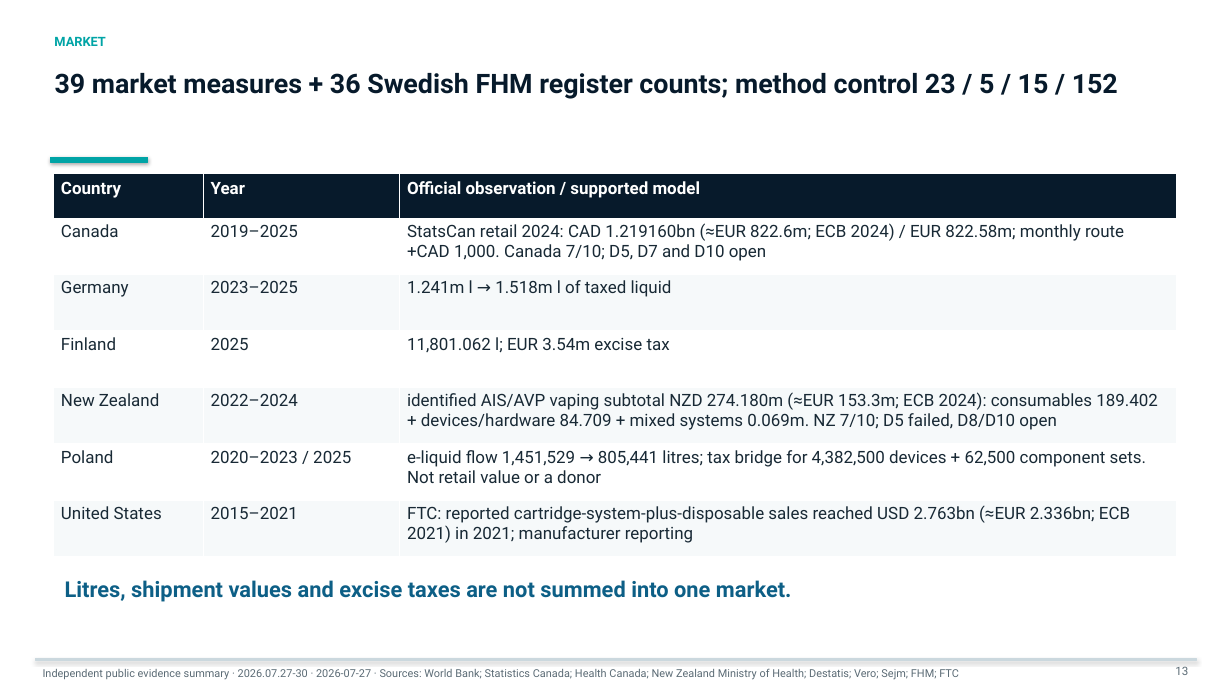
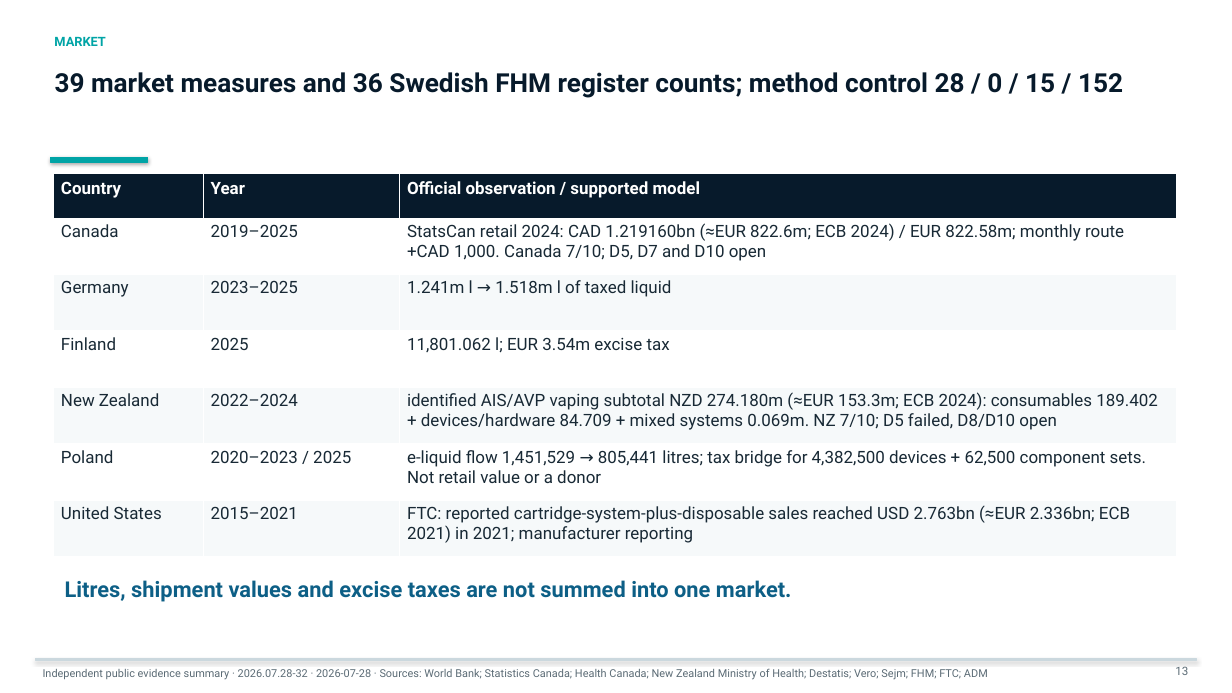
Before and after one commit to jounirautio78-ops/pixan-global-market-evidence-public, a slide deck: slide 13 of site/downloads/pixan-bank-deck-large-en.pptx. Drawn at 1232x693 pixels with LibreOffice and Linux fonts; fonts in the diff are those of the drawing. Boxes give left, top, right and bottom in pixels: in the first picture for what was removed or moved away, otherwise in the second. Text is boxed around its words. In the diff, an @@ line names an element or a change of style, - is before the commit and + after.

Commit message:
Publish v32 daily evidence package (#29)
Publish the bilingual v32 daily evidence package, privacy-safe Italy and Poland boundaries, current vendor follow-up states, and once-daily bank-artifact cadence.

```diff
--- a/site/downloads/pixan-bank-deck-large-en.pptx
+++ b/site/downloads/pixan-bank-deck-large-en.pptx
@@ text at box(55, 72, 1123, 98): text changed; size 20.9 to 20.3 pt @@
-39 market measures + 36 Swedish FHM register counts; method control 23 / 5 / 15 / 152
+39 market measures and 36 Swedish FHM register counts; method control 28 / 0 / 15 / 152
@@ text at box(43, 669, 988, 680): text changed @@
-Independent public evidence summary · 2026.07.27-30 · 2026-07-27 · Sources: World Bank; Statistics Canada; Health Canada; New Zealand Ministry of Health; Destatis; Vero; Sejm; FHM; FTC
+Independent public evidence summary · 2026.07.28-32 · 2026-07-28 · Sources: World Bank; Statistics Canada; Health Canada; New Zealand Ministry of Health; Destatis; Vero; Sejm; FHM; FTC; ADM
```
Also in this commit, not shown: 29 other slides changed, 53 other files.
